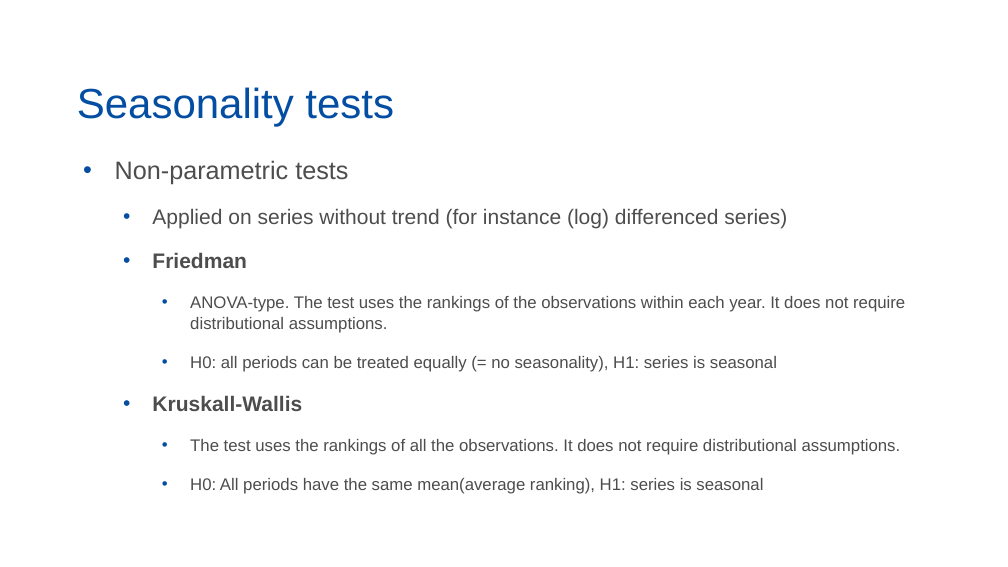
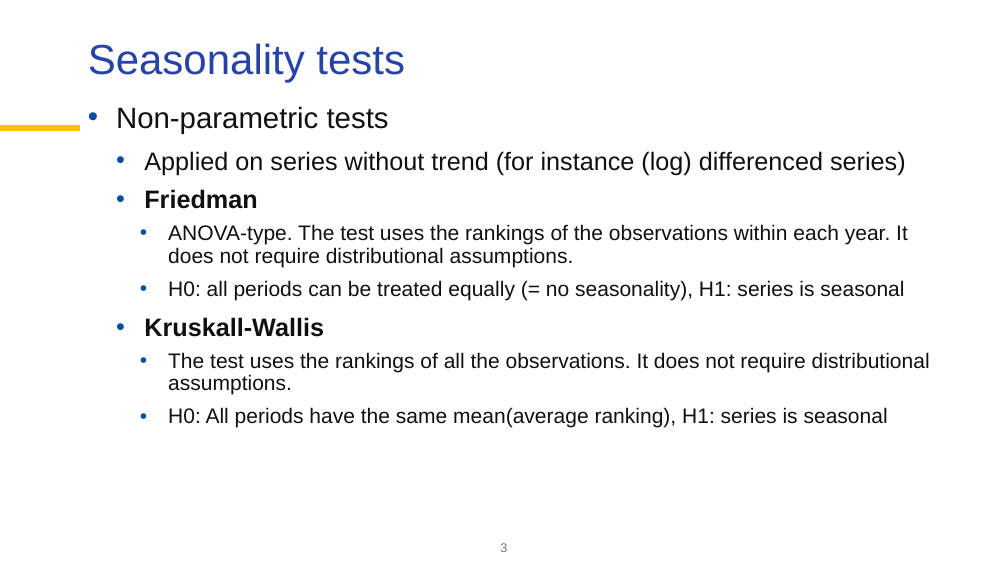
Before and after one commit to palatej/ESTP2026, a slide deck: slide 3 of 1.6 Seasonality tests.pptx. Drawn at 1008x567 pixels with LibreOffice and Linux fonts; fonts in the diff are those of the drawing; background and template pictures are left out. Boxes give left, top, right and bottom in pixels: in the first picture for what was removed or moved away, otherwise in the second. Text is boxed around its words. In the diff, an @@ line names an element or a change of style, - is before the commit and + after.

```diff
--- a/1.6 Seasonality tests.pptx
+++ b/1.6 Seasonality tests.pptx
@@ title "Seasonality tests": place and size @@
-title "Seasonality tests" at (77,87,394,127)
+title "Seasonality tests" at (88,43,405,82)
@@ title "Seasonality tests" at (88,43,405,82): text colour #034EA2 to #2644A7; vertical alignment bottom to top @@
@@ text "Non-parametric tests": place and size @@
-text "Non-parametric tests" at (115,160,905,494)
+text "Non-parametric tests" at (116,106,930,428)
@@ text "Non-parametric tests" at (116,106,930,428): size 24 to 28 pt in "Non-parametric tests"; text colour #4D4D4D to #101010; size 20 to 24 pt in "Applied on series without trend (for instance ...", "Friedman", "Kruskall-Wallis"; size 16 to 20 pt in "ANOVA-type. The test uses the rankings of ...", "H0: all periods can be treated equally ...", "The test uses the rankings of all ...", "H0: All periods have the same mean(average ..."; indent changed; line spacing 1 to 0.9; more space between paragraphs; less space between paragraphs @@
@@ line added from (0, 129) to (80, 129), #FFC000 6 pt @@
@@ page number added at (500,543,507,552), 12 pt, text #767676 @@
+3
```
Also in this commit, not shown: 9 other slides changed, 1 slide added, 1 slide removed, 26 other files.
